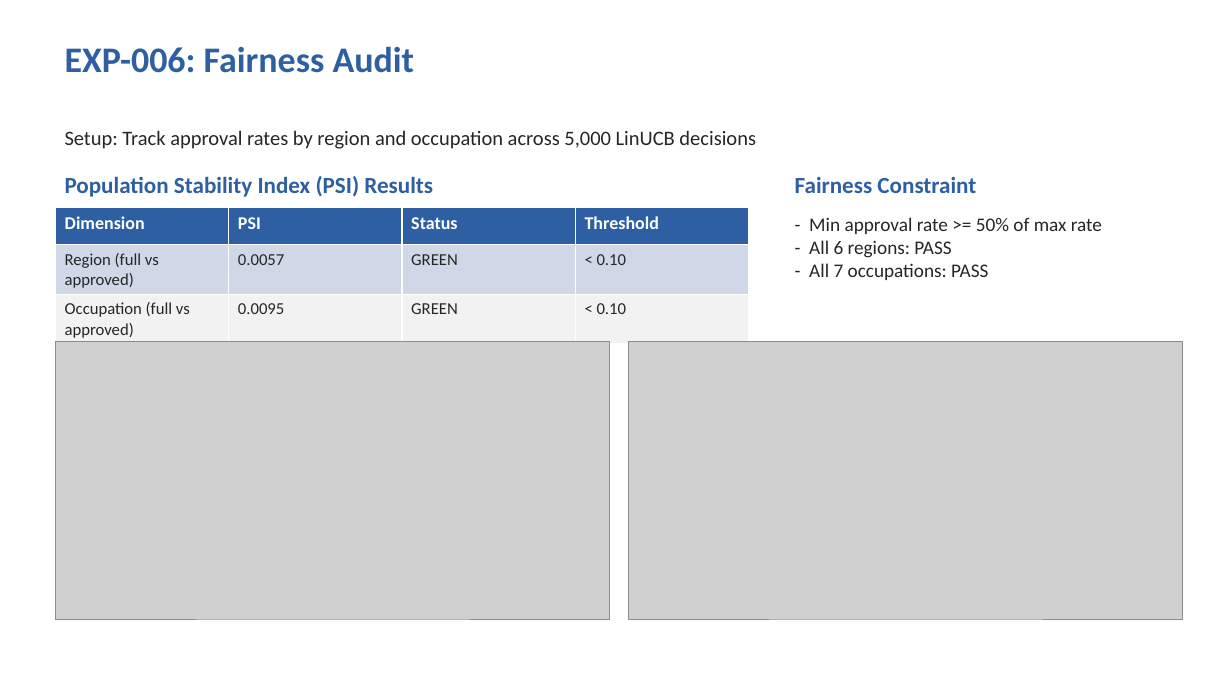
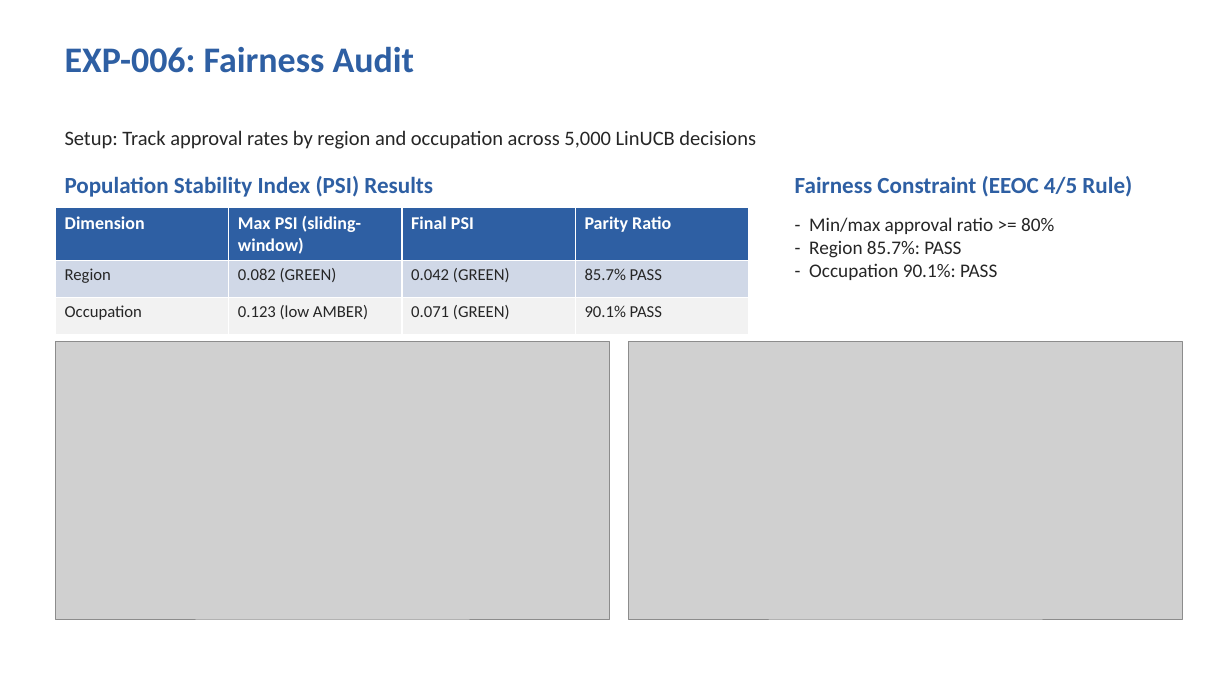
Before and after one commit to PolyTheML/DAC-UW-Thesis, a slide deck: slide 12 of thesis/health_rl/health_rl_defense_presentation.pptx. Drawn at 1232x693 pixels with LibreOffice and Linux fonts; fonts in the diff are those of the drawing; grey boxes stand for pictures. Boxes give left, top, right and bottom in pixels: in the first picture for what was removed or moved away, otherwise in the second. Text is boxed around its words. In the diff, an @@ line names an element or a change of style, - is before the commit and + after.

```diff
--- a/thesis/health_rl/health_rl_defense_presentation.pptx
+++ b/thesis/health_rl/health_rl_defense_presentation.pptx
@@ text at [795, 176, 1132, 197]: text changed @@
-Fairness Constraint
+Fairness Constraint (EEOC 4/5 Rule)
@@ table at [55, 208, 750, 324] @@
-row 1: Dimension | PSI | Status | Threshold
+row 1: Dimension | Max PSI (sliding-window) | Final PSI | Parity Ratio
-row 2: Region (full vs approved) | 0.0057 | GREEN | < 0.10
+row 2: Region | 0.082 (GREEN) | 0.042 (GREEN) | 85.7% PASS
-row 3: Occupation (full vs approved) | 0.0095 | GREEN | < 0.10
+row 3: Occupation | 0.123 (low AMBER) | 0.071 (GREEN) | 90.1% PASS
@@ text at [809, 217, 1054, 280]: text changed @@
-- Min approval rate >= 50% of max rate
-- All 6 regions: PASS
-- All 7 occupations: PASS
+- Min/max approval ratio >= 80%
+- Region 85.7%: PASS
+- Occupation 90.1%: PASS
```
Also in this commit, not shown: 6 other slides changed, 46 other files.
